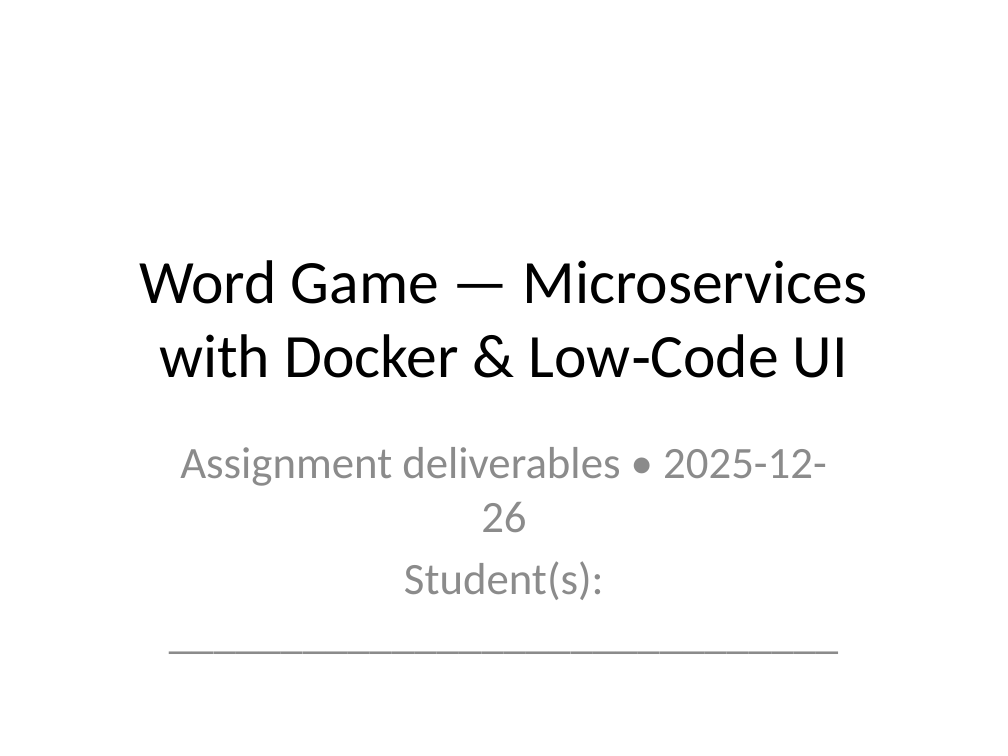
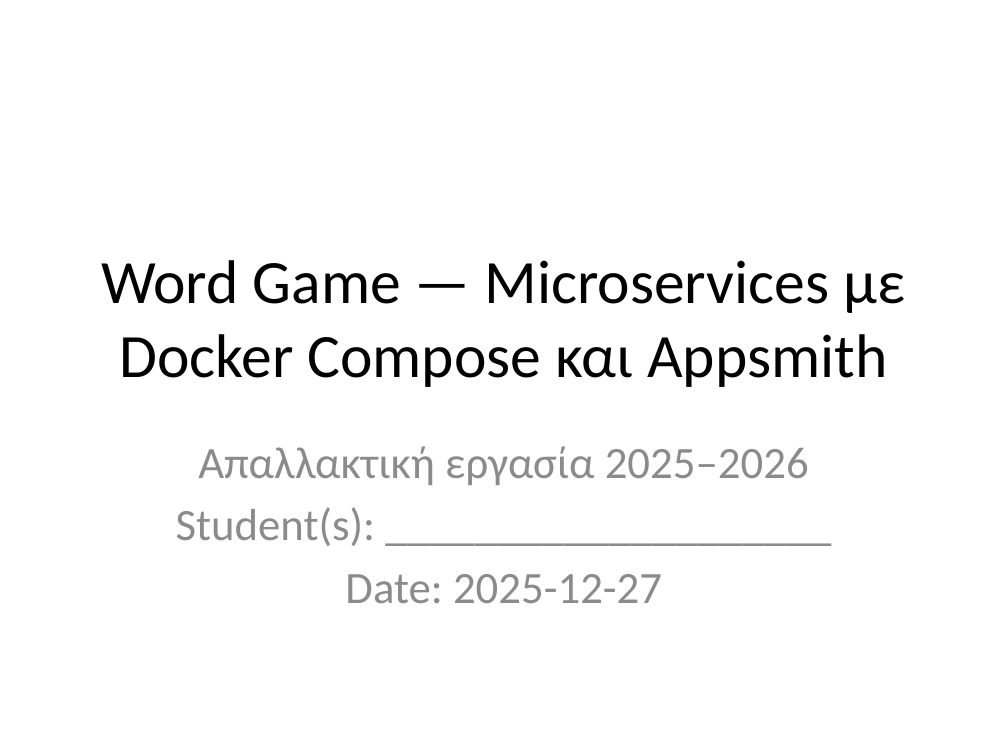
Before and after one commit to Alex-Veskoukis/WordGame-Exercise, a slide deck: slide 1 of presentation.pptx. Drawn at 1008x756 pixels with LibreOffice and Linux fonts; fonts in the diff are those of the drawing. Boxes give left, top, right and bottom in pixels: in the first picture for what was removed or moved away, otherwise in the second. Text is boxed around its words. In the diff, an @@ line names an element or a change of style, - is before the commit and + after.

```diff
--- a/presentation.pptx
+++ b/presentation.pptx
@@ title at (101, 260, 905, 387): text changed @@
-Word Game — Microservices with Docker & Low‑Code UI
+Word Game — Microservices με Docker Compose και Appsmith
@@ subtitle at (176, 446, 809, 603): text changed @@
-Assignment deliverables • 2025-12-26
-Student(s): ______________________________
+Απαλλακτική εργασία 2025–2026
+Student(s): ____________________
+Date: 2025-12-27
```
Also in this commit, not shown: 6 other slides changed, 3 slides added, 3 slides removed, 8 other files.
